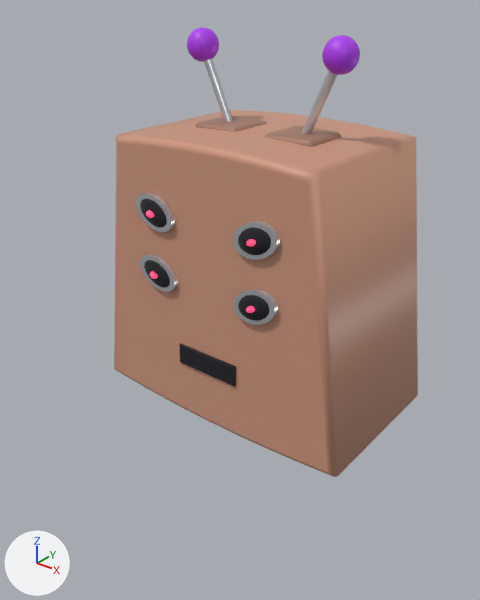
The glTF model robot/testdata/model-seed-1.glb, before and after one commit.
One viewpoint serves both versions: a 50 mm lens placed at (0.632, -0.855, 0.966), pointed at (0.027, -0.099, 0.497). The lights are fixed; the arrows at lower left show +X, +Y and +Z. The first picture is the older version. Where no turn or scale is listed for an object, it has been applied to the vertices.

Objects in the first picture: 'antenna-ball-0', 'antenna-ball-1', 'antenna-base-0', 'antenna-base-1', 'antenna-stem-1', 'eye-1', 'eye-ring-1', 'eye-ring-3', 'head', 'mouth' and 10 more.
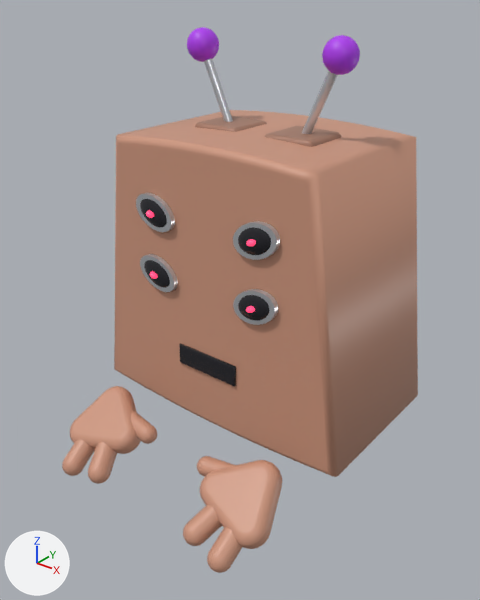
The change, as a list of edits to the scene's bpy script:
```text
Add me_thumb_1:
    me_thumb_1.from_pydata(...)  # 292 vertices, 576 faces; spans x 0.0506..0.1309, y -0.2488..-0.2092, z 0.2491..0.2863
    me_thumb_1.materials.append(mat_body)  # brown #ce977e
Add me_finger_1_1:
    me_finger_1_1.from_pydata(...)  # 292 vertices, 576 faces; spans x 0.0907..0.1504, y -0.3287..-0.2451, z 0.1922..0.2637
    me_finger_1_1.materials.append(mat_body)  # brown #ce977e
Add me_finger_1_0:
    me_finger_1_0.from_pydata(...)  # 292 vertices, 576 faces; spans x 0.1477..0.1889, y -0.3387..-0.2528, z 0.1852..0.2589
    me_finger_1_0.materials.append(mat_body)  # brown #ce977e
Add me_hand_1:
    me_hand_1.from_pydata(...)  # 270 vertices, 536 faces; spans x 0.078..0.2139, y -0.3007..-0.1858, z 0.2105..0.3049
    me_hand_1.materials.append(mat_body)  # brown #ce977e
Add me_thumb_0:
    me_thumb_0.from_pydata(...)  # 292 vertices, 576 faces; spans x -0.1309..-0.0506, y -0.2488..-0.2092, z 0.2491..0.2863
    me_thumb_0.materials.append(mat_body)  # brown #ce977e
Add me_finger_0_1:
    me_finger_0_1.from_pydata(...)  # 292 vertices, 576 faces; spans x -0.1504..-0.0907, y -0.3287..-0.2451, z 0.1922..0.2637
    me_finger_0_1.materials.append(mat_body)  # brown #ce977e
Add me_finger_0_0:
    me_finger_0_0.from_pydata(...)  # 292 vertices, 576 faces; spans x -0.1889..-0.1477, y -0.3387..-0.2528, z 0.1852..0.2589
    me_finger_0_0.materials.append(mat_body)  # brown #ce977e
Add me_hand_0:
    me_hand_0.from_pydata(...)  # 270 vertices, 536 faces; spans x -0.2139..-0.078, y -0.3007..-0.1858, z 0.2105..0.3049
    me_hand_0.materials.append(mat_body)  # brown #ce977e
Add ob_thumb_1:
    ob_thumb_1 = bpy.data.objects.new('thumb-1', me_thumb_1)
    ob_thumb_1.location = (0.0, 0.0, 0.0)
Add ob_finger_1_1:
    ob_finger_1_1 = bpy.data.objects.new('finger-1-1', me_finger_1_1)
    ob_finger_1_1.location = (0.0, 0.0, 0.0)
Add ob_finger_1_0:
    ob_finger_1_0 = bpy.data.objects.new('finger-1-0', me_finger_1_0)
    ob_finger_1_0.location = (0.0, 0.0, 0.0)
Add ob_hand_1:
    ob_hand_1 = bpy.data.objects.new('hand-1', me_hand_1)
    ob_hand_1.location = (0.0, 0.0, 0.0)
Add ob_thumb_0:
    ob_thumb_0 = bpy.data.objects.new('thumb-0', me_thumb_0)
    ob_thumb_0.location = (0.0, 0.0, 0.0)
Add ob_finger_0_1:
    ob_finger_0_1 = bpy.data.objects.new('finger-0-1', me_finger_0_1)
    ob_finger_0_1.location = (0.0, 0.0, 0.0)
Add ob_finger_0_0:
    ob_finger_0_0 = bpy.data.objects.new('finger-0-0', me_finger_0_0)
    ob_finger_0_0.location = (0.0, 0.0, 0.0)
Add ob_hand_0:
    ob_hand_0 = bpy.data.objects.new('hand-0', me_hand_0)
    ob_hand_0.location = (0.0, 0.0, 0.0)
```

What differs and where, as boxes [x1, y1, x2, y2] in the pictures (480 x 600 px):
'hand-1', added (brown)
    after: [200, 460, 282, 549]
'hand-0', added (brown)
    after: [70, 386, 141, 454]
'finger-1-0', added (brown)
    after: [207, 527, 242, 573]
'finger-1-1', added (brown)
    after: [183, 505, 222, 546]
'finger-0-1', added (brown)
    after: [88, 442, 117, 484]
'finger-0-0', added (brown)
    after: [62, 439, 95, 476]
'thumb-0', added (brown)
    after: [131, 411, 157, 444]
'thumb-1', added (brown)
    after: [197, 456, 235, 476]
